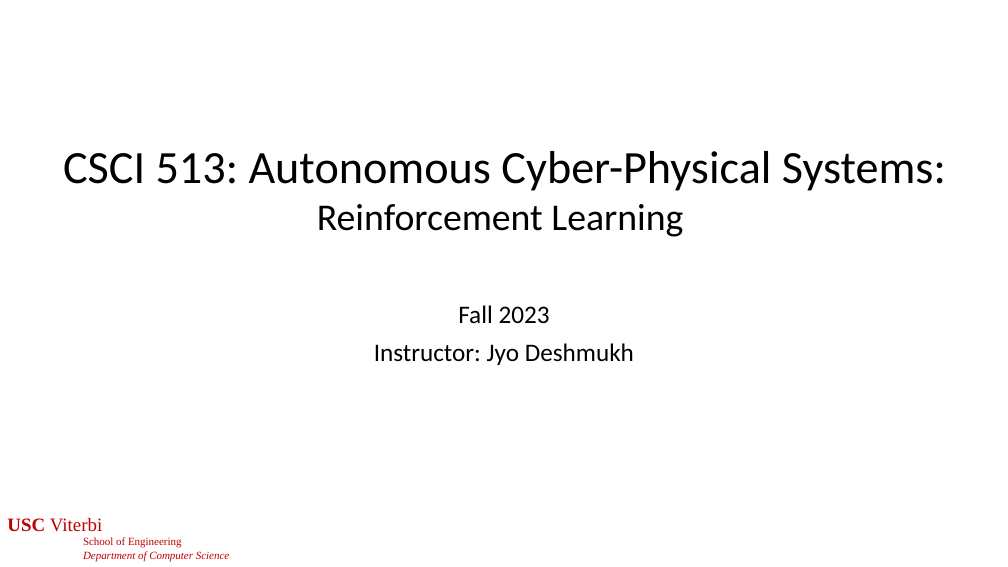
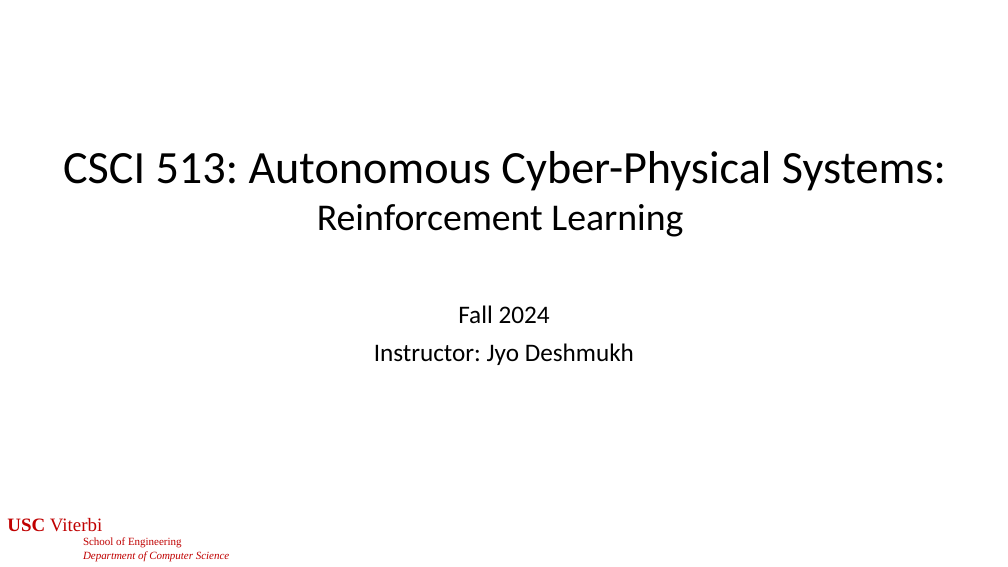
Before and after one commit to jdeshmukh/jdeshmukh.github.io, a slide deck: slide 1 of teaching/cs513-autocps-fall-2024/slides/RL.pptx. Drawn at 1008x567 pixels with LibreOffice and Linux fonts; fonts in the diff are those of the drawing. Boxes give left, top, right and bottom in pixels: in the first picture for what was removed or moved away, otherwise in the second. Text is boxed around its words. In the diff, an @@ line names an element or a change of style, - is before the commit and + after.

```diff
--- a/teaching/cs513-autocps-fall-2024/slides/RL.pptx
+++ b/teaching/cs513-autocps-fall-2024/slides/RL.pptx
@@ subtitle at (458, 305, 550, 324): text changed @@
-Fall 2023
+Fall 2024
```
Also in this commit, not shown: 3 other slides changed, 1 slide added, 2 other files.
